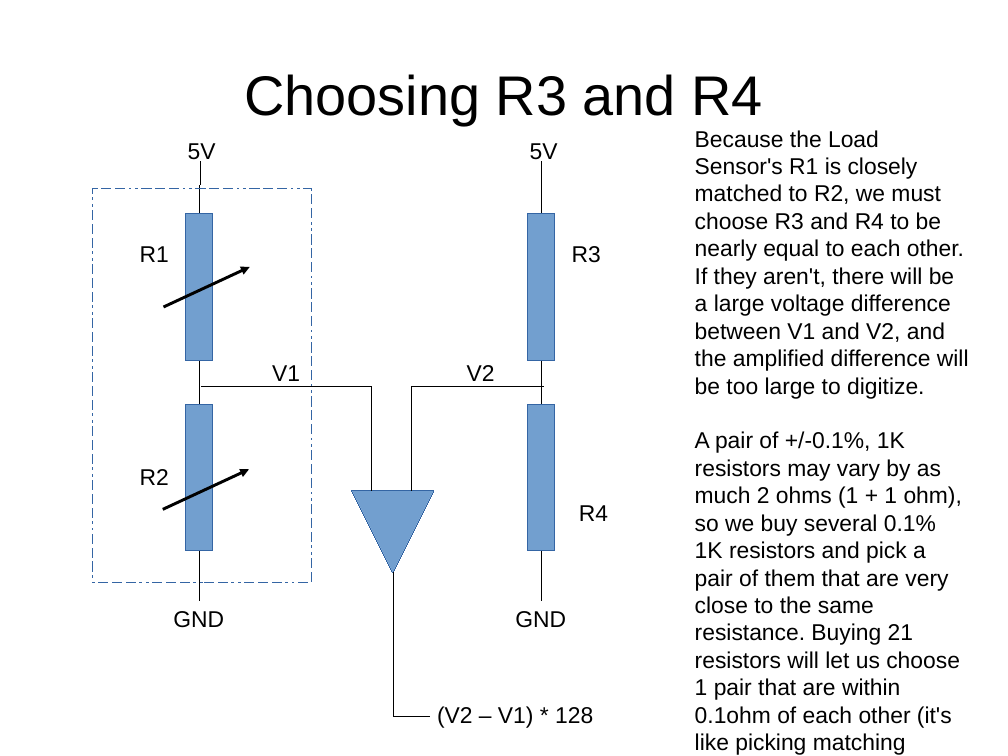
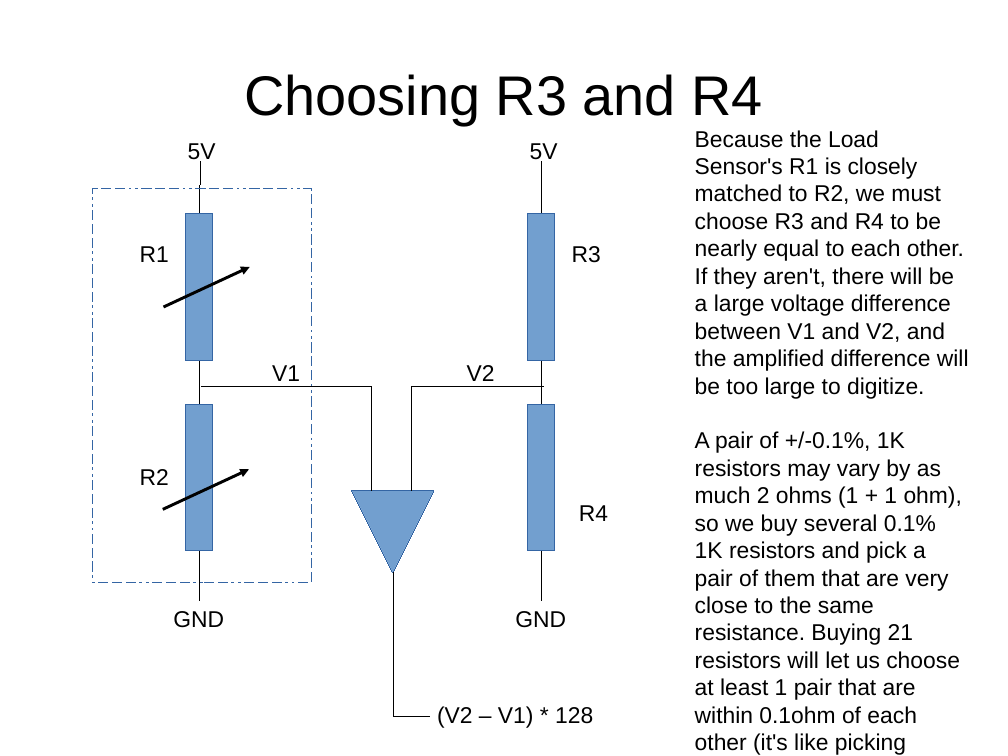
Before and after one commit to bneedhamia/CurieBLEWeightMonitor, a slide deck: slide 7 of ProjectMath.odp. Drawn at 1008x756 pixels with LibreOffice and Linux fonts; fonts in the diff are those of the drawing. Boxes give left, top, right and bottom in pixels: in the first picture for what was removed or moved away, otherwise in the second. Text is boxed around its words. In the diff, an @@ line names an element or a change of style, - is before the commit and + after.

```diff
--- a/ProjectMath.odp
+++ b/ProjectMath.odp
@@ text at [695,431,962,755]: text changed @@
-A pair of +/-0.1%, 1K resistors may vary by as much 2 ohms (1 + 1 ohm), so we buy several 0.1% 1K resistors and pick a pair of them that are very close to the same resistance. Buying 21 resistors will let us choose 1 pair that are within 0.1ohm of each other (it's like picking matching socks)
+A pair of +/-0.1%, 1K resistors may vary by as much 2 ohms (1 + 1 ohm), so we buy several 0.1% 1K resistors and pick a pair of them that are very close to the same resistance. Buying 21 resistors will let us choose at least 1 pair that are within 0.1ohm of each other (it's like picking matching socks)
```
Also in this commit, not shown: 6 other slides changed, 6 slides added, 1 slide removed, 2 other files.
